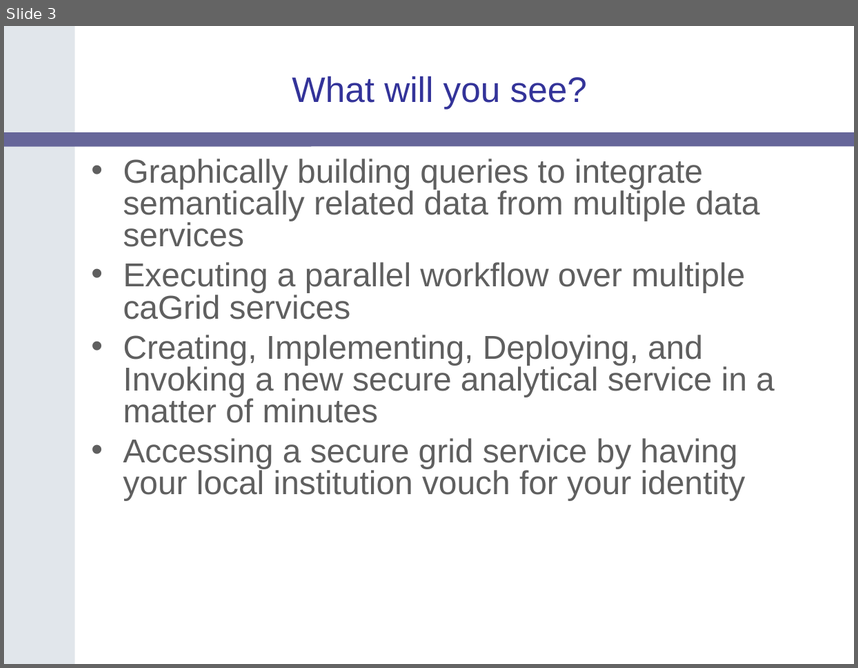
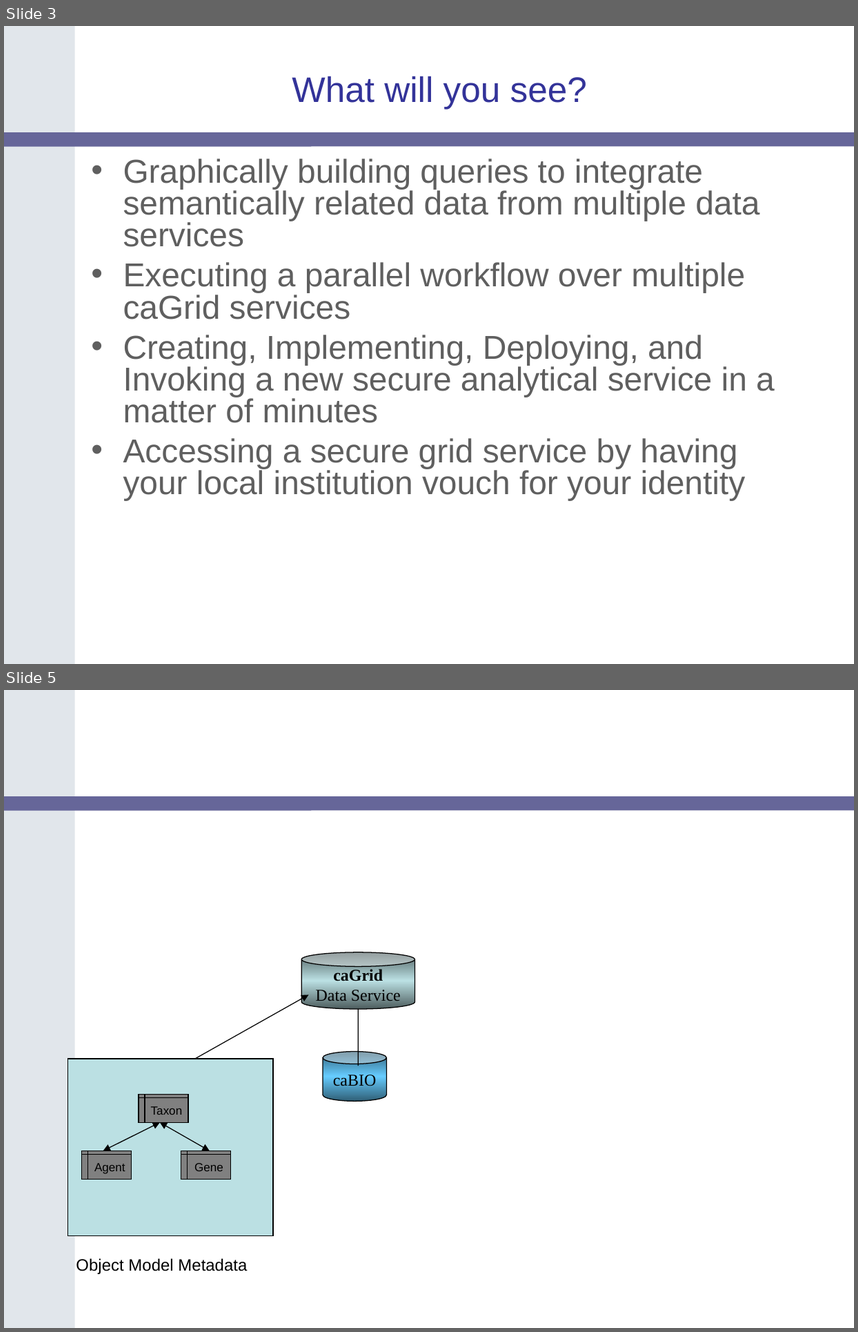
Before and after one commit to NCIP/cagrid-portal, a slide deck: cagrid-1-0/Documentation/presentations/200604_AnnualMeeting/caGrid-1.0-Demo.ppt. Shown one above the other, each under a label of ours: slide 3 before the commit, slides 3 and 5 after it; the slides between them are not shown. The pictures are 858x668 and 858x1332 pixels, drawn with LibreOffice and Linux fonts; fonts in the diff are those of the drawing; background and template pictures are left out. Boxes give left, top, right and bottom in pixels: in the first picture for what was removed or moved away, otherwise in the second. Text is boxed around its words. In the diff, an @@ line names an element or a change of style, - is before the commit and + after.

```diff
--- a/cagrid-1-0/Documentation/presentations/200604_AnnualMeeting/caGrid-1.0-Demo.ppt
+++ b/cagrid-1-0/Documentation/presentations/200604_AnnualMeeting/caGrid-1.0-Demo.ppt
@@ slide 5 added at <box>4,690,854,1328</box>, background #FFFFFF; not listed: 2 template elements that a slide beside it also shows @@
@@ cylinder added at <box>301,952,415,1009</box>, fill gradient #4E5E5F to #BBE0E3, outline #000000 0.74 pt, 14 pt, text #000000 @@
+caGrid
+Data Service
@@ arrow added from (195, 1058) to (308, 994), #000000 0.74 pt @@
@@ line added from (359, 1009) to (359, 1066), #000000 0.74 pt @@
@@ rectangle added at <box>67,1058,274,1235</box>, fill #BBE0E3, outline #000000 0.74 pt @@
@@ cylinder added at <box>323,1052,386,1101</box>, fill gradient #2F5E75 to #66CCFF, outline #000000 0.74 pt, 14 pt, text #000000 @@
+caBIO
@@ flow chart internal storage added at <box>139,1094,188,1122</box>, fill #808080, outline #000000 0.74 pt, 10 pt, text #000000 @@
+Taxon
@@ double arrow added from (159, 1122) to (103, 1151), #000000 0.74 pt @@
@@ double arrow added from (159, 1122) to (210, 1151), #000000 0.74 pt @@
@@ flow chart internal storage added at <box>82,1151,132,1179</box>, fill #808080, outline #000000 0.74 pt, 10 pt, text #000000 @@
+Agent
@@ flow chart internal storage added at <box>181,1151,230,1179</box>, fill #808080, outline #000000 0.74 pt, 10 pt, text #000000 @@
+Gene
@@ text added at <box>76,1258,247,1274</box>, 14 pt, text #000000 @@
+Object Model Metadata
```
Also in this commit, not shown: 2 slides changed, 7 other slides added, 1 slide removed.
